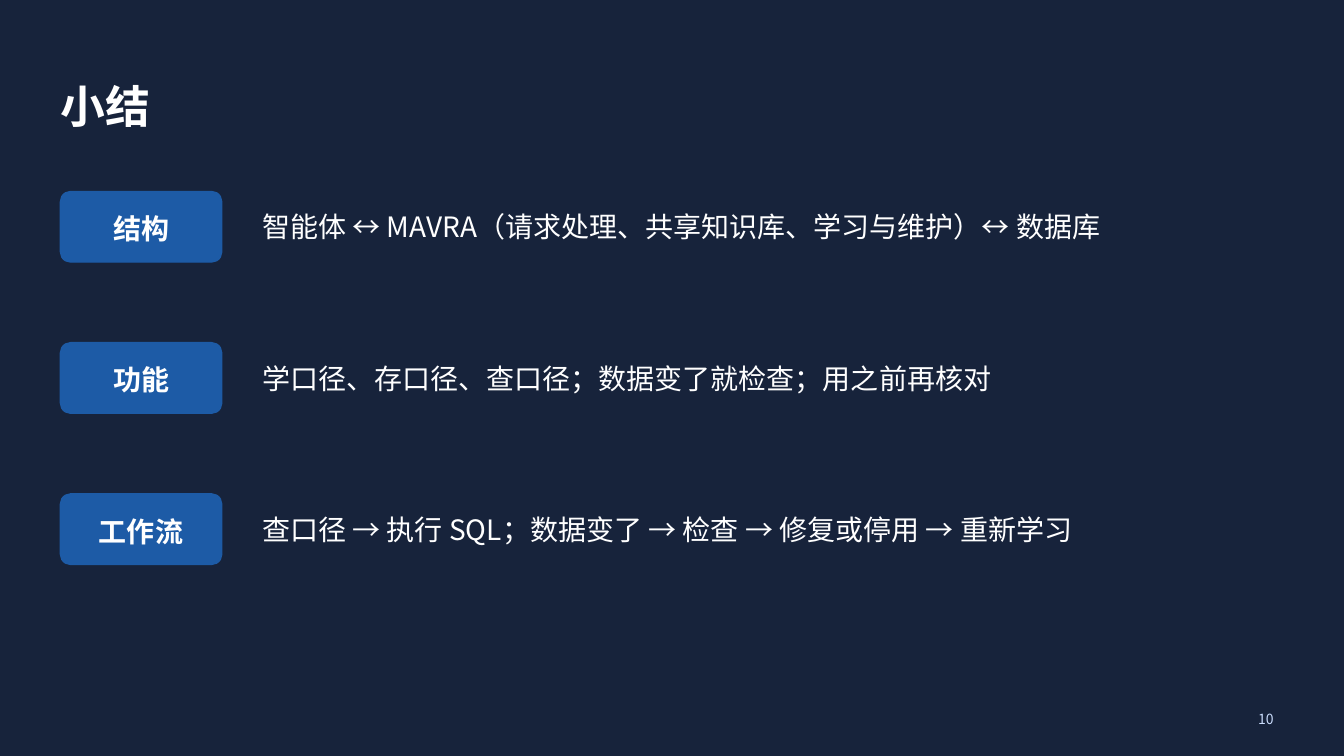
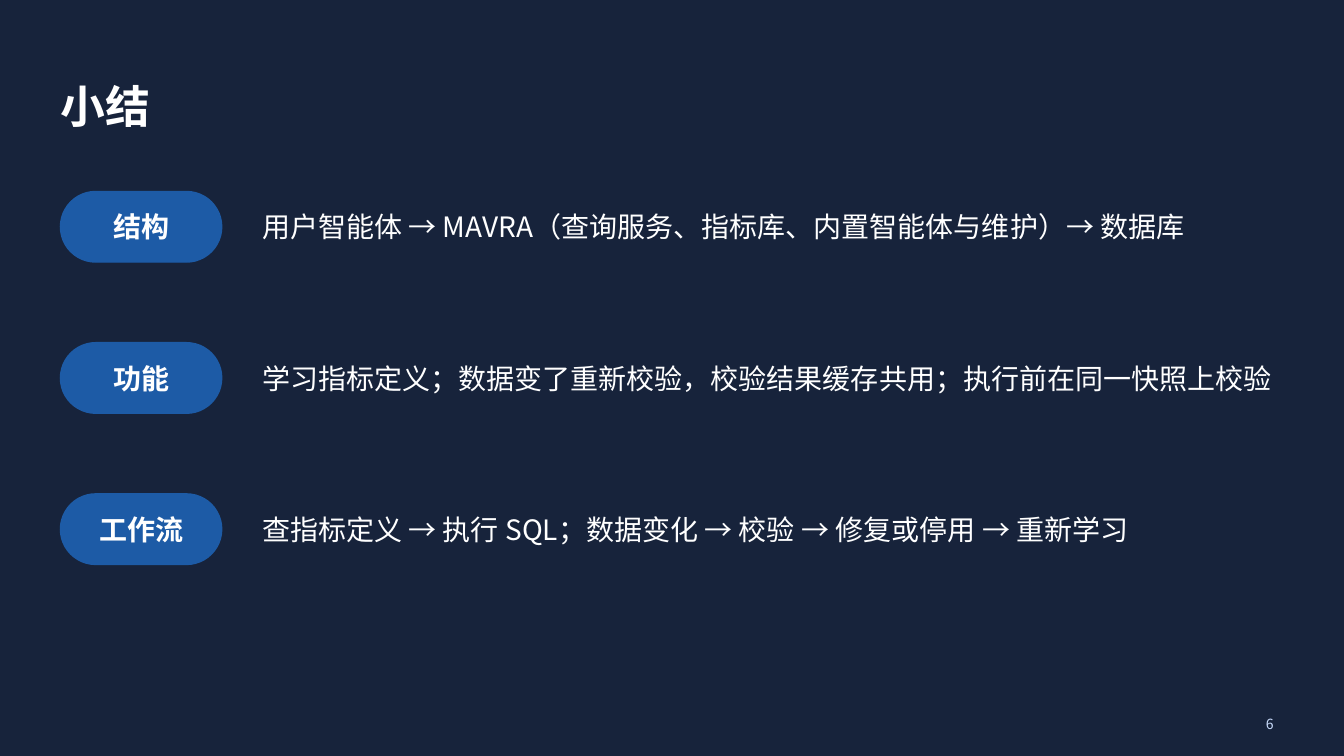
Before and after one commit to mmmttt000045/agent4db-adapter, a slide deck: slide 6 of docs/mavra-system.pptx (slide 10 before the commit). Drawn at 1344x756 pixels with LibreOffice and Linux fonts; fonts in the diff are those of the drawing. Boxes give left, top, right and bottom in pixels: in the first picture for what was removed or moved away, otherwise in the second. Text is boxed around its words. In the diff, an @@ line names an element or a change of style, - is before the commit and + after.

```diff
--- a/docs/mavra-system.pptx
+++ b/docs/mavra-system.pptx
@@ rounded rectangle at box(60, 192, 222, 262): proportions changed @@
@@ text in rounded rectangle at box(113, 215, 169, 242): text removed @@
-结构
@@ text added at box(113, 213, 169, 240), 20 pt, text #FFFFFF, bold @@
+结构
@@ text at box(262, 213, 1184, 240): text changed @@
-智能体 ↔ MAVRA（请求处理、共享知识库、学习与维护）↔ 数据库
+用户智能体 → MAVRA（查询服务、指标库、内置智能体与维护）→ 数据库
@@ text "功能": place and size @@
-text "功能" at box(60, 343, 222, 413)
+text "功能" at box(113, 365, 169, 392)
@@ text "功能" at box(113, 365, 169, 392): line spacing 1.1 to 1; fill #1D5BA6 to none; outline #1D5BA6 1 pt to none @@
@@ rounded rectangle added at box(60, 343, 222, 413), fill #1D5BA6, outline #1D5BA6 1 pt @@
@@ text at box(262, 365, 1272, 393): text changed @@
-学口径、存口径、查口径；数据变了就检查；用之前再核对
+学习指标定义；数据变了重新校验，校验结果缓存共用；执行前在同一快照上校验
@@ text "工作流": place and size @@
-text "工作流" at box(60, 494, 222, 565)
+text "工作流" at box(99, 516, 183, 543)
@@ text "工作流" at box(99, 516, 183, 543): line spacing 1.1 to 1; fill #1D5BA6 to none; outline #1D5BA6 1 pt to none @@
@@ rounded rectangle added at box(60, 494, 222, 565), fill #1D5BA6, outline #1D5BA6 1 pt @@
@@ text at box(262, 516, 1128, 545): text changed @@
-查口径 → 执行 SQL；数据变了 → 检查 → 修复或停用 → 重新学习
+查指标定义 → 执行 SQL；数据变化 → 校验 → 修复或停用 → 重新学习
@@ page number at box(1266, 718, 1274, 729): text changed @@
-10
+6
```
Also in this commit, not shown: 1 other slide changed, 4 slides added, 8 slides removed, 21 other files.
